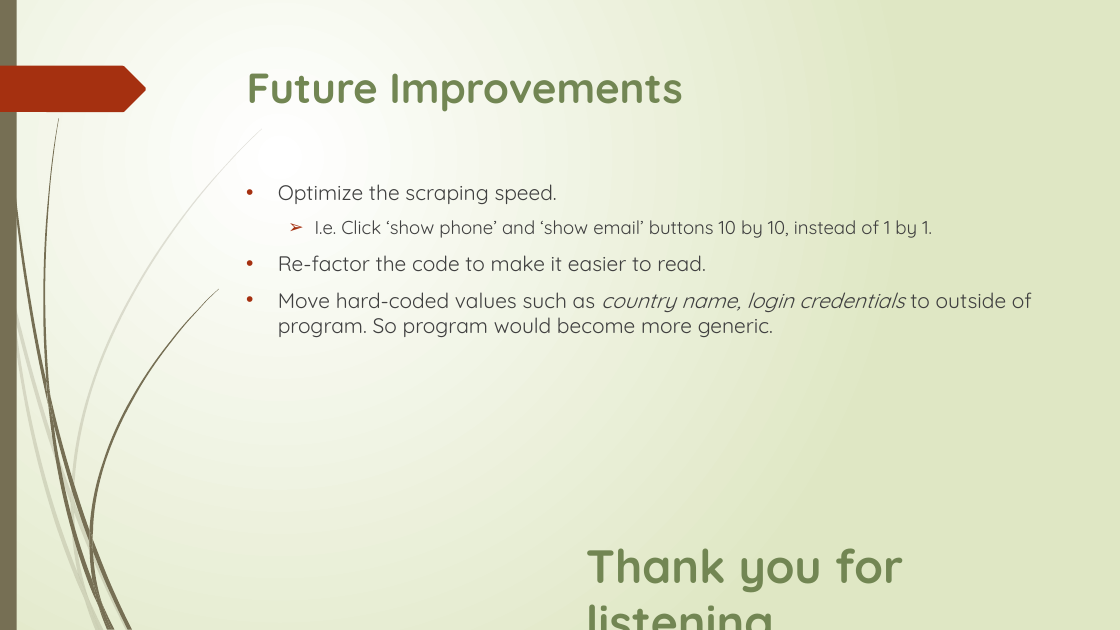
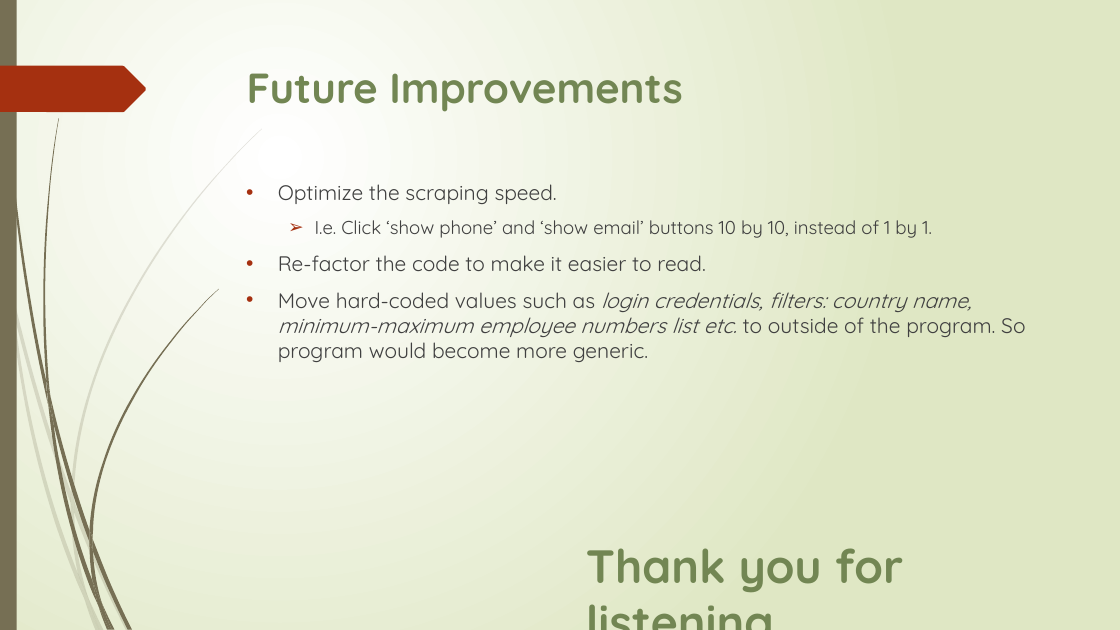
Before and after one commit to storm999/FullyAutomatedDataScrapingToolForInnoscriptaHackathon, a slide deck: slide 10 of data scraping.pptx. Drawn at 1120x630 pixels with LibreOffice and Linux fonts; fonts in the diff are those of the drawing. Boxes give left, top, right and bottom in pixels: in the first picture for what was removed or moved away, otherwise in the second. Text is boxed around its words. In the diff, an @@ line names an element or a change of style, - is before the commit and + after.

Commit message:
slide

```diff
--- a/data scraping.pptx
+++ b/data scraping.pptx
@@ text at [278, 292, 1025, 362]: text changed @@
-• Move hard-coded values such as country name, login credentials to outside of program. So program would become more generic.
+• Move hard-coded values such as login credentials, filters: country name, minimum-maximum employee numbers list etc. to outside of the program. So program would become more generic.
```
